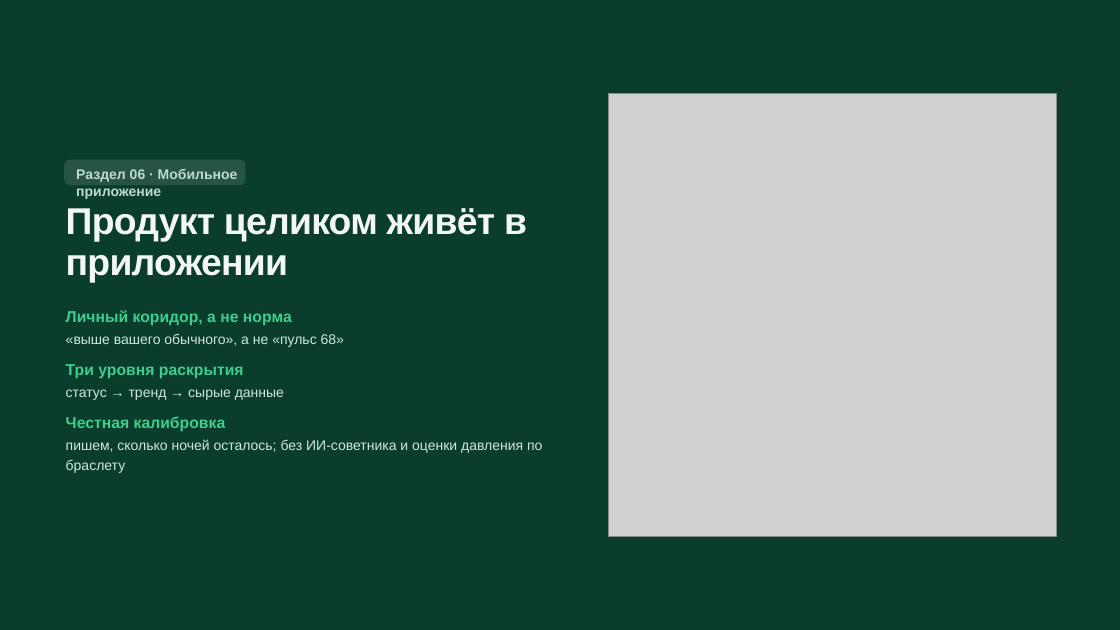
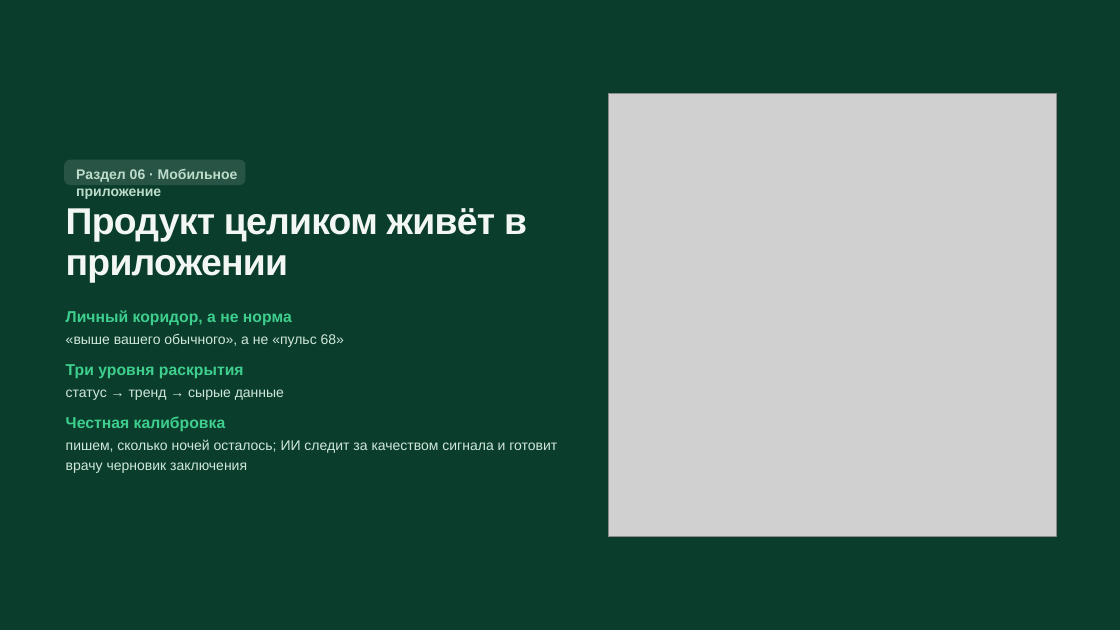
Before and after one commit to Beibute/damumed-band, a slide deck: slide 11 of files/damumed-band-prezentaciya.pptx. Drawn at 1120x630 pixels with LibreOffice and Linux fonts; fonts in the diff are those of the drawing; grey boxes stand for pictures. Boxes give left, top, right and bottom in pixels: in the first picture for what was removed or moved away, otherwise in the second. Text is boxed around its words. In the diff, an @@ line names an element or a change of style, - is before the commit and + after.

```diff
--- a/files/damumed-band-prezentaciya.pptx
+++ b/files/damumed-band-prezentaciya.pptx
@@ text at [66, 439, 557, 473]: text changed @@
-пишем, сколько ночей осталось; без ИИ-советника и оценки давления по браслету
+пишем, сколько ночей осталось; ИИ следит за качеством сигнала и готовит врачу черновик заключения
```
Also in this commit, not shown: 11 other slides changed.
